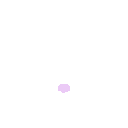
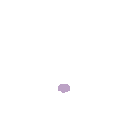
Two versions of the same layered image (128x128). Layer-by-layer changes:
painted on "Layer 1" over [58, 84, 70, 93]
